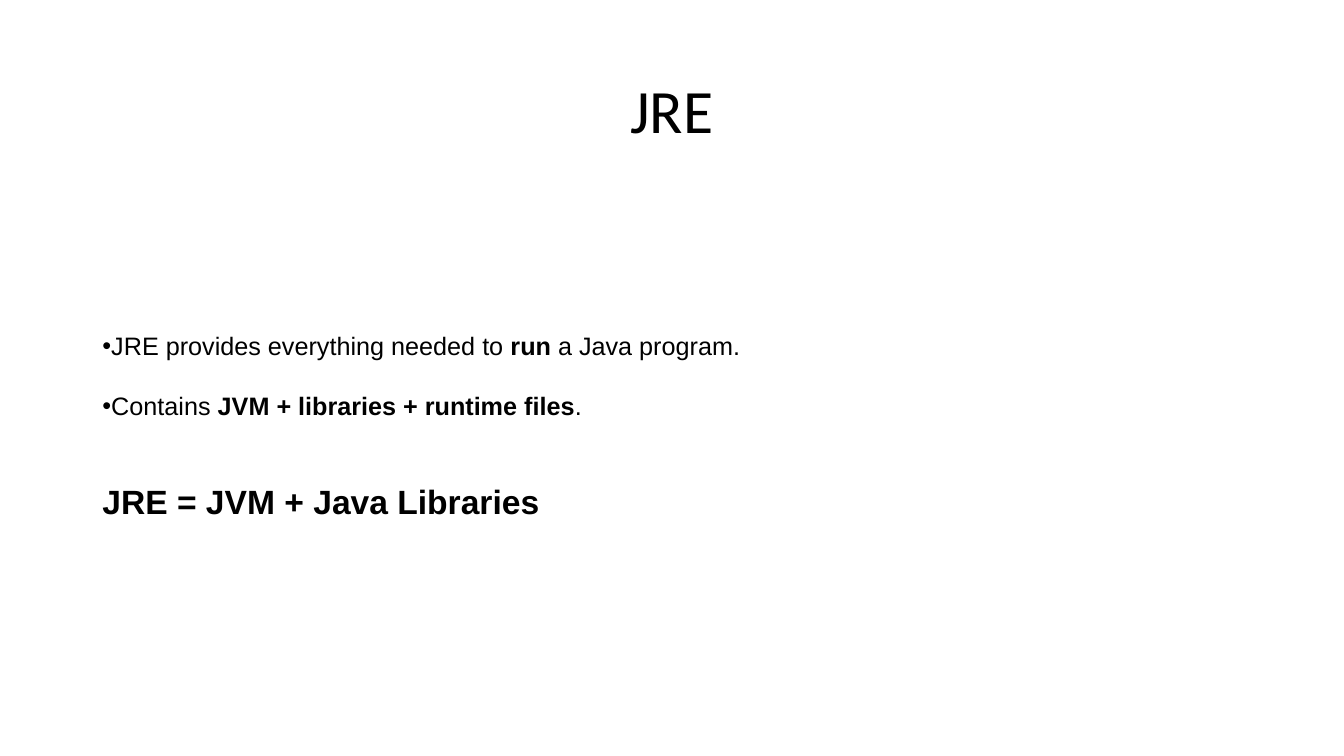
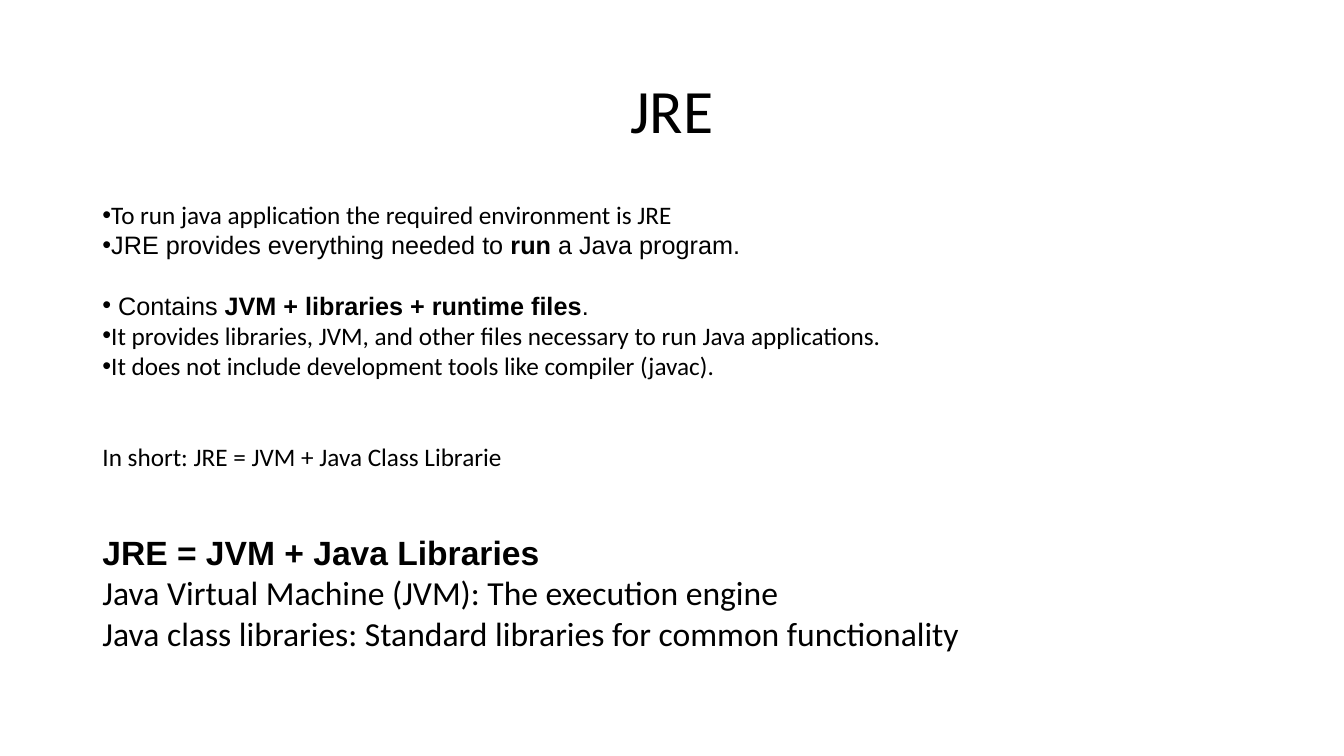
Before and after one commit to jayakrishnaprog/Javademoppt, a slide deck: slide 5 of oops.pptx (slide 3 before the commit). Drawn at 1344x756 pixels with LibreOffice and Linux fonts; fonts in the diff are those of the drawing. Boxes give left, top, right and bottom in pixels: in the first picture for what was removed or moved away, otherwise in the second. Text is boxed around its words. In the diff, an @@ line names an element or a change of style, - is before the commit and + after.

```diff
--- a/oops.pptx
+++ b/oops.pptx
@@ text "To run java application the ...": place and size @@
-text "To run java application the ..." at (102,336,740,515)
+text "To run java application the ..." at (102,206,959,652)
@@ text at (111,206,671,229): paragraph added @@
+• To run java application the required environment is JRE
@@ text at (102,327,880,467): paragraphs added @@
+• It provides libraries, JVM, and other files necessary to run Java applications.
+• It does not include development tools like compiler (javac).
+In short: JRE = JVM + Java Class Librarie
@@ text at (102,580,959,652): paragraphs added @@
+Java Virtual Machine (JVM): The execution engine
+Java class libraries: Standard libraries for common functionality
```
Also in this commit, not shown: 3 other slides changed, 2 slides added, 1 other file.
